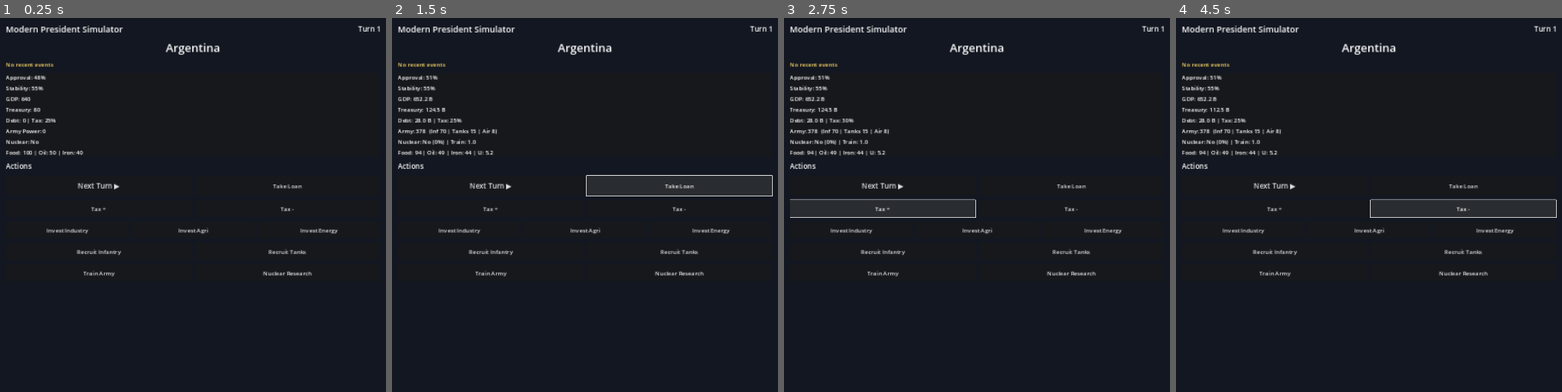
Above: before the commit, frames 1-4 (left to right).
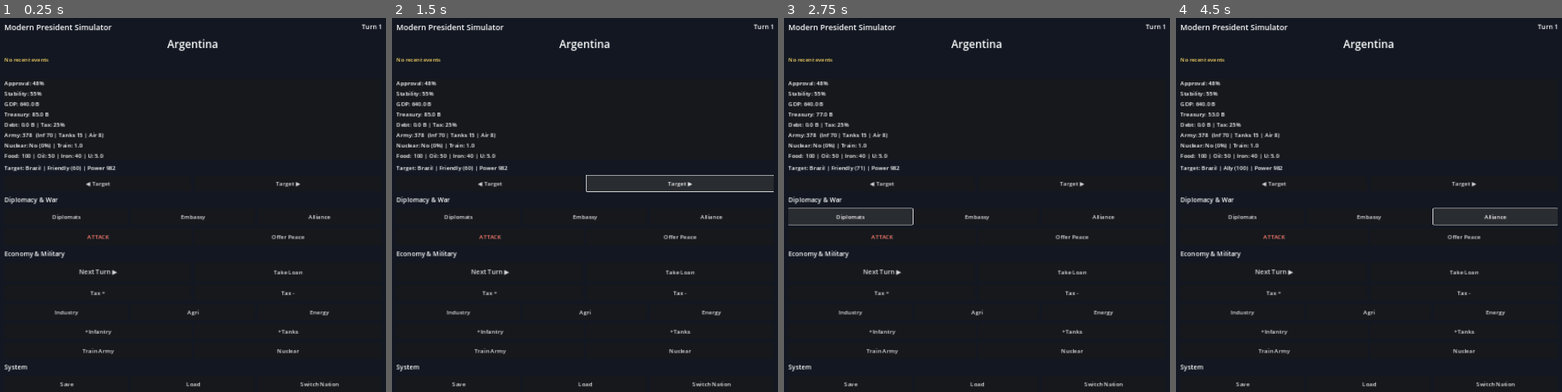
Above: after the commit, the same moments.

Repository: proyecto1095si1-boop/modern-president-simulator
Game: Godot game, scene res://scenes/main/Main.tscn
The game is run twice, just before and just after one commit, with the same random seed, the same clock (stepped at 60 frames per second) and the same inputs.
Inputs (mouse positions are in pixels of both pictures, inside the frame that each line leads up to):
- Up to frame 1 (0.25 s): no input
- Up to frame 2 (1.5 s): click (488, 182) at 0.5 s, where only the run after the commit has a clickable "◀ Target"; click (681, 182) at 1.25 s, where only the run after the commit has a clickable "Target ▶"
- Up to frame 3 (2.75 s): click (849, 216) at 2 s, where only the run after the commit has a clickable "Diplomats"
- Up to frame 4 (4.5 s): click (1369, 216) at 2.75 s, where only the run after the commit has a clickable "Embassy"; click "Invest Industry" (after the commit: "Industry") at 3.5 s; click (1496, 216) at 4.25 s, where only the run after the commit has a clickable "Alliance"

The runs differ from the first frame. In frame 1, 5.3% of the frame differs, in the area x 1-99%, y 1-99%; in frame 2, 5.9%; in frame 3, 6.0%; in frame 4, 6.1%.
Error before the commit: Invalid access to property or key 'pressed' on a base object of type 'null instance'. (res://scripts/ui/MainUI.gd:60)

Commit message:
Expand Main scene UI: diplomacy, combat, save/load, target, country switch

Diff:
--- a/scenes/main/Main.tscn
+++ b/scenes/main/Main.tscn
@@ -29,17 +29,17 @@
 anchors_preset = 15
 anchor_right = 1.0
 anchor_bottom = 1.0
-offset_left = 16.0
-offset_top = 16.0
-offset_right = -16.0
-offset_bottom = -16.0
+offset_left = 12.0
+offset_top = 12.0
+offset_right = -12.0
+offset_bottom = -12.0
 grow_horizontal = 2
 grow_vertical = 2
 
 [node name="VBox" type="VBoxContainer" parent="Scroll"]
 layout_mode = 2
 size_flags_horizontal = 3
-theme_override_constants/separation = 12
+theme_override_constants/separation = 10
 
 [node name="Header" type="HBoxContainer" parent="Scroll/VBox"]
 layout_mode = 2
@@ -47,19 +47,19 @@
 [node name="Title" type="Label" parent="Scroll/VBox/Header"]
 layout_mode = 2
 size_flags_horizontal = 3
-theme_override_font_sizes/font_size = 24
+theme_override_font_sizes/font_size = 22
 text = "Modern President Simulator"
 
 [node name="TurnLabel" type="Label" parent="Scroll/VBox/Header"]
 unique_name_in_owner = true
 layout_mode = 2
-theme_override_font_sizes/font_size = 20
+theme_override_font_sizes/font_size = 18
 text = "Turn 1"
 
 [node name="CountryName" type="Label" parent="Scroll/VBox"]
 unique_name_in_owner = true
 layout_mode = 2
-theme_override_font_sizes/font_size = 32
+theme_override_font_sizes/font_size = 30
 text = "Argentina"
 horizontal_alignment = 1
 
@@ -67,16 +67,24 @@
 unique_name_in_owner = true
 layout_mode = 2
 theme_override_colors/font_color = Color(1, 0.85, 0.4, 1)
-theme_override_font_sizes/font_size = 16
+theme_override_font_sizes/font_size = 15
 text = "No recent events"
 autowrap_mode = 3
 
+[node name="BattleLabel" type="Label" parent="Scroll/VBox"]
+unique_name_in_owner = true
+layout_mode = 2
+theme_override_colors/font_color = Color(1, 0.45, 0.4, 1)
+theme_override_font_sizes/font_size = 14
+text = ""
+autowrap_mode = 3
+
 [node name="StatsPanel" type="PanelContainer" parent="Scroll/VBox"]
 layout_mode = 2
 
 [node name="StatsVBox" type="VBoxContainer" parent="Scroll/VBox/StatsPanel"]
 layout_mode = 2
-theme_override_constants/separation = 6
+theme_override_constants/separation = 5
 
 [node name="ApprovalLabel" type="Label" parent="Scroll/VBox/StatsPanel/StatsVBox"]
 unique_name_in_owner = true
@@ -118,10 +126,84 @@
 layout_mode = 2
 text = "Food: 100 | Oil: 50 | Iron: 40"
 
+[node name="TargetLabel" type="Label" parent="Scroll/VBox"]
+unique_name_in_owner = true
+layout_mode = 2
+theme_override_font_sizes/font_size = 16
+text = "Target: Brazil"
+autowrap_mode = 3
+
+[node name="TargetRow" type="HBoxContainer" parent="Scroll/VBox"]
+layout_mode = 2
+theme_override_constants/separation = 8
+
+[node name="TargetPrevButton" type="Button" parent="Scroll/VBox/TargetRow"]
+unique_name_in_owner = true
+layout_mode = 2
+size_flags_horizontal = 3
+custom_minimum_size = Vector2(0, 44)
+text = "◀ Target"
+
+[node name="TargetNextButton" type="Button" parent="Scroll/VBox/TargetRow"]
+unique_name_in_owner = true
+layout_mode = 2
+size_flags_horizontal = 3
+custom_minimum_size = Vector2(0, 44)
+text = "Target ▶"
+
+[node name="DiploTitle" type="Label" parent="Scroll/VBox"]
+layout_mode = 2
+theme_override_font_sizes/font_size = 18
+text = "Diplomacy & War"
+
+[node name="DiploRow" type="HBoxContainer" parent="Scroll/VBox"]
+layout_mode = 2
+theme_override_constants/separation = 6
+
+[node name="DiplomatsButton" type="Button" parent="Scroll/VBox/DiploRow"]
+unique_name_in_owner = true
+layout_mode = 2
+size_flags_horizontal = 3
+custom_minimum_size = Vector2(0, 44)
+text = "Diplomats"
+
+[node name="EmbassyButton" type="Button" parent="Scroll/VBox/DiploRow"]
+unique_name_in_owner = true
+layout_mode = 2
+size_flags_horizontal = 3
+custom_minimum_size = Vector2(0, 44)
+text = "Embassy"
+
+[node name="AllianceButton" type="Button" parent="Scroll/VBox/DiploRow"]
+unique_name_in_owner = true
+layout_mode = 2
+size_flags_horizontal = 3
+custom_minimum_size = Vector2(0, 44)
+text = "Alliance"
+
+[node name="WarRow" type="HBoxContainer" parent="Scroll/VBox"]
+layout_mode = 2
+theme_override_constants/separation = 6
+
+[node name="AttackButton" type="Button" parent="Scroll/VBox/WarRow"]
+unique_name_in_owner = true
+layout_mode = 2
+size_flags_horizontal = 3
+custom_minimum_size = Vector2(0, 48)
+theme_override_colors/font_color = Color(1, 0.5, 0.45, 1)
+text = "ATTACK"
+
+[node name="PeaceButton" type="Button" parent="Scroll/VBox/WarRow"]
+unique_name_in_owner = true
+layout_mode = 2
+size_flags_horizontal = 3
+custom_minimum_size = Vector2(0, 48)
+text = "Offer Peace"
+
 [node name="ActionsTitle" type="Label" parent="Scroll/VBox"]
 layout_mode = 2
-theme_override_font_sizes/font_size = 20
-text = "Actions"
+theme_override_font_sizes/font_size = 18
+text = "Economy & Military"
 
 [node name="Row1" type="HBoxContainer" parent="Scroll/VBox"]
 layout_mode = 2
@@ -131,15 +213,15 @@
 unique_name_in_owner = true
 layout_mode = 2
 size_flags_horizontal = 3
-custom_minimum_size = Vector2(0, 56)
-theme_override_font_sizes/font_size = 20
+custom_minimum_size = Vector2(0, 52)
+theme_override_font_sizes/font_size = 18
 text = "Next Turn ▶"
 
 [node name="LoanButton" type="Button" parent="Scroll/VBox/Row1"]
 unique_name_in_owner = true
 layout_mode = 2
 size_flags_horizontal = 3
-custom_minimum_size = Vector2(0, 56)
+custom_minimum_size = Vector2(0, 52)
 text = "Take Loan"
 
 [node name="Row2" type="HBoxContainer" parent="Scroll/VBox"]
@@ -150,73 +232,103 @@
 unique_name_in_owner = true
 layout_mode = 2
 size_flags_horizontal = 3
-custom_minimum_size = Vector2(0, 48)
+custom_minimum_size = Vector2(0, 44)
 text = "Tax +"
 
 [node name="TaxDownButton" type="Button" parent="Scroll/VBox/Row2"]
 unique_name_in_owner = true
 layout_mode = 2
 size_flags_horizontal = 3
-custom_minimum_size = Vector2(0, 48)
+custom_minimum_size = Vector2(0, 44)
 text = "Tax -"
 
 [node name="Row3" type="HBoxContainer" parent="Scroll/VBox"]
 layout_mode = 2
-theme_override_constants/separation = 8
+theme_override_constants/separation = 6
 
 [node name="InvestIndustryButton" type="Button" parent="Scroll/VBox/Row3"]
 unique_name_in_owner = true
 layout_mode = 2
 size_flags_horizontal = 3
-custom_minimum_size = Vector2(0, 48)
-text = "Invest Industry"
+custom_minimum_size = Vector2(0, 44)
+text = "Industry"
 
 [node name="InvestAgriButton" type="Button" parent="Scroll/VBox/Row3"]
 unique_name_in_owner = true
 layout_mode = 2
 size_flags_horizontal = 3
-custom_minimum_size = Vector2(0, 48)
-text = "Invest Agri"
+custom_minimum_size = Vector2(0, 44)
+text = "Agri"
 
 [node name="InvestEnergyButton" type="Button" parent="Scroll/VBox/Row3"]
 unique_name_in_owner = true
 layout_mode = 2
 size_flags_horizontal = 3
-custom_minimum_size = Vector2(0, 48)
-text = "Invest Energy"
+custom_minimum_size = Vector2(0, 44)
+text = "Energy"
 
 [node name="Row4" type="HBoxContainer" parent="Scroll/VBox"]
 layout_mode = 2
-theme_override_constants/separation = 8
+theme_override_constants/separation = 6
 
 [node name="RecruitInfButton" type="Button" parent="Scroll/VBox/Row4"]
 unique_name_in_owner = true
 layout_mode = 2
 size_flags_horizontal = 3
-custom_minimum_size = Vector2(0, 48)
-text = "Recruit Infantry"
+custom_minimum_size = Vector2(0, 44)
+text = "+Infantry"
 
 [node name="RecruitTankButton" type="Button" parent="Scroll/VBox/Row4"]
 unique_name_in_owner = true
 layout_mode = 2
 size_flags_horizontal = 3
-custom_minimum_size = Vector2(0, 48)
-text = "Recruit Tanks"
+custom_minimum_size = Vector2(0, 44)
+text = "+Tanks"
 
 [node name="Row5" type="HBoxContainer" parent="Scroll/VBox"]
 layout_mode = 2
-theme_override_constants/separation = 8
+theme_override_constants/separation = 6
 
 [node name="TrainButton" type="Button" parent="Scroll/VBox/Row5"]
 unique_name_in_owner = true
 layout_mode = 2
 size_flags_horizontal = 3
-custom_minimum_size = Vector2(0, 48)
+custom_minimum_size = Vector2(0, 44)
 text = "Train Army"
 
 [node name="NuclearButton" type="Button" parent="Scroll/VBox/Row5"]
 unique_name_in_owner = true
 layout_mode = 2
 size_flags_horizontal = 3
-custom_minimum_size = Vector2(0, 48)
-text = "Nuclear Research"
+custom_minimum_size = Vector2(0, 44)
+text = "Nuclear"
+
+[node name="SystemTitle" type="Label" parent="Scroll/VBox"]
+layout_mode = 2
+theme_override_font_sizes/font_size = 18
+text = "System"
+
+[node name="SysRow" type="HBoxContainer" parent="Scroll/VBox"]
+layout_mode = 2
+theme_override_constants/separation = 6
+
+[node name="SaveButton" type="Button" parent="Scroll/VBox/SysRow"]
+unique_name_in_owner = true
+layout_mode = 2
+size_flags_horizontal = 3
+custom_minimum_size = Vector2(0, 44)
+text = "Save"
+
+[node name="LoadButton" type="Button" parent="Scroll/VBox/SysRow"]
+unique_name_in_owner = true
+layout_mode = 2
+size_flags_horizontal = 3
+custom_minimum_size = Vector2(0, 44)
+text = "Load"
+
+[node name="CycleCountryButton" type="Button" parent="Scroll/VBox/SysRow"]
+unique_name_in_owner = true
+layout_mode = 2
+size_flags_horizontal = 3
+custom_minimum_size = Vector2(0, 44)
+text = "Switch Nation"
